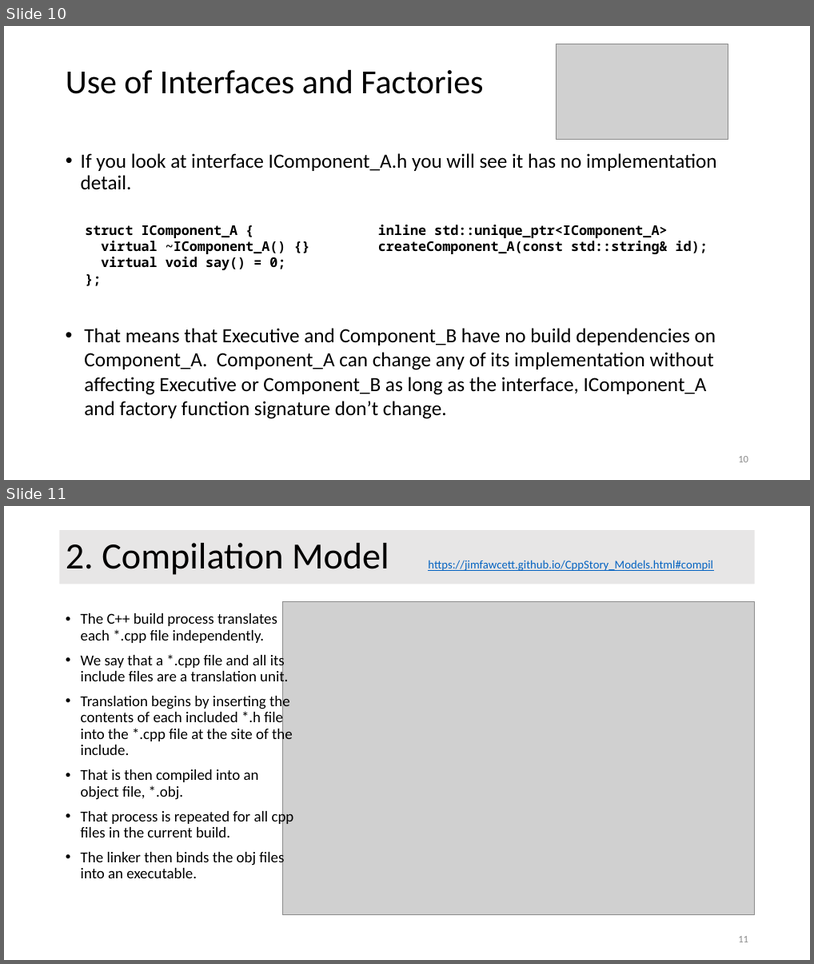
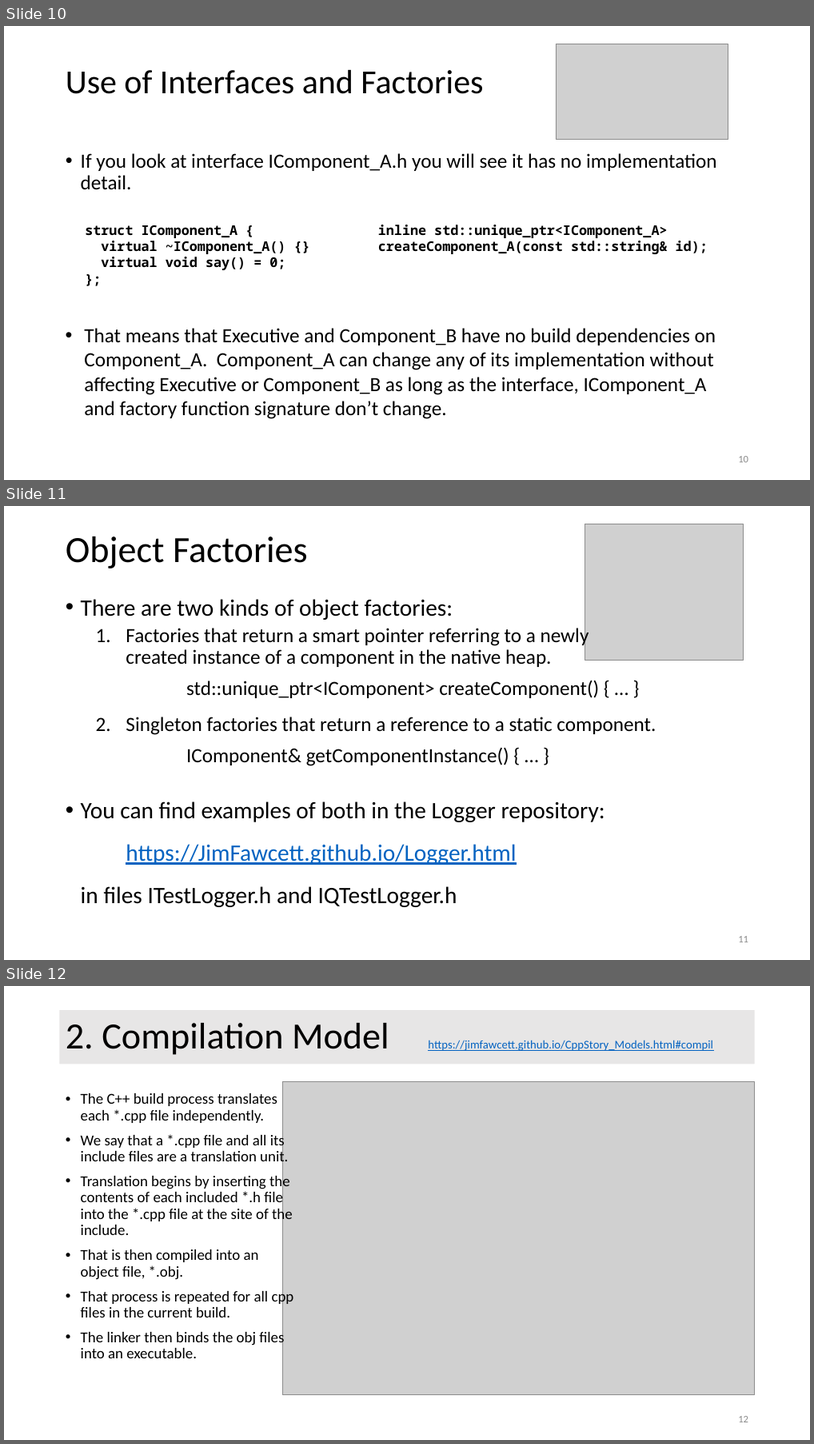
Before and after one commit to JimFawcett/JimFawcett.github.io, a slide deck: Resources/CppModels.pptx. Shown one above the other, each under a label of ours: slides 10 and 11 before the commit, slides 10, 11 and 12 after it. The pictures are 814x964 and 814x1444 pixels, drawn with LibreOffice and Linux fonts; fonts in the diff are those of the drawing; grey boxes stand for pictures. Boxes give left, top, right and bottom in pixels: in the first picture for what was removed or moved away, otherwise in the second. Text is boxed around its words. In the diff, an @@ line names an element or a change of style, - is before the commit and + after.

```diff
--- a/Resources/CppModels.pptx
+++ b/Resources/CppModels.pptx
@@ slide 11 added at (x1=4, y1=506, x2=810, y2=960), background #FFFFFF @@
@@ picture added at (x1=586, y1=524, x2=744, y2=660) @@
@@ title added at (x1=66, y1=536, x2=308, y2=568), 44 pt, text #000000 @@
+Object Factories
@@ text added at (x1=81, y1=599, x2=656, y2=907), 24 pt, text #000000 @@
+• There are two kinds of object factories:
+  1. Factories that return a smart pointer referring to a newly
+     created instance of a component in the native heap.
+     std::unique_ptr<IComponent> createComponent() { … }
+  2. Singleton factories that return a reference to a static component.
+     IComponent& getComponentInstance() { … }
+• You can find examples of both in the Logger repository:
+  https://JimFawcett.github.io/Logger.html
+  in files ITestLogger.h and IQTestLogger.h
@@ page number added at (x1=738, y1=936, x2=749, y2=942), 12 pt, text #8C8C8C @@
+11
@@ what was slide 11 is now slide 12 @@
```
Also in this commit, not shown: 3 slides changed, 1 other file.
